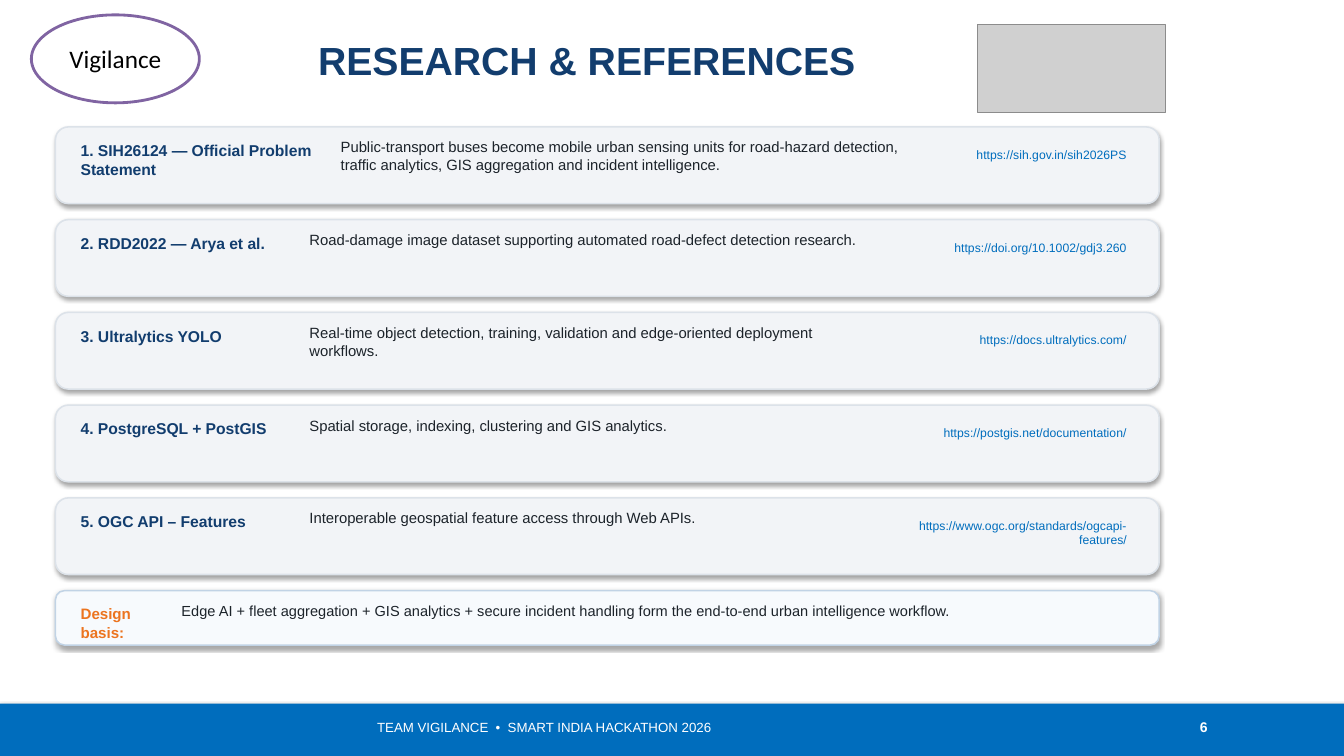
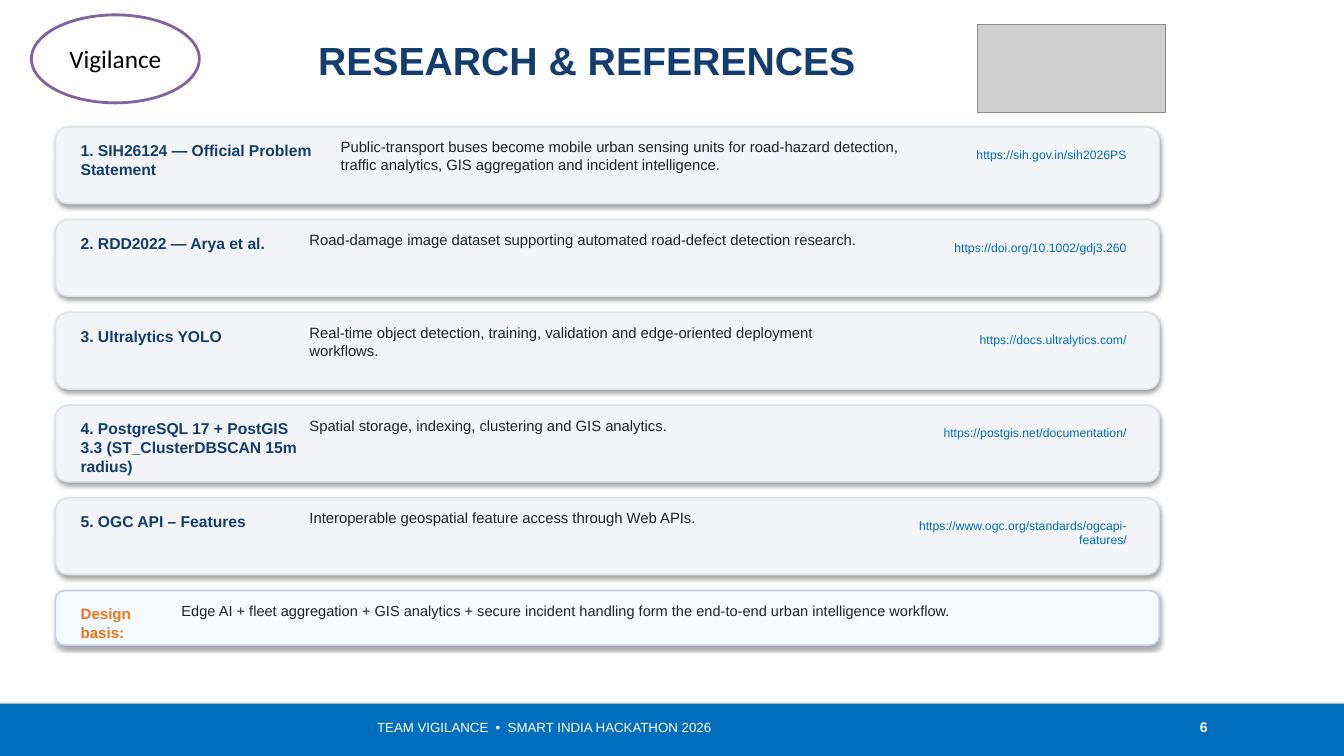
Before and after one commit to SanjeevAryanUni/Vigilance, a slide deck: slide 7 of SIH26_TEAM_VIGILANCE.pptx. Drawn at 1344x756 pixels with LibreOffice and Linux fonts; fonts in the diff are those of the drawing; grey boxes stand for pictures. Boxes give left, top, right and bottom in pixels: in the first picture for what was removed or moved away, otherwise in the second. Text is boxed around its words. In the diff, an @@ line names an element or a change of style, - is before the commit and + after.

```diff
--- a/SIH26_TEAM_VIGILANCE.pptx
+++ b/SIH26_TEAM_VIGILANCE.pptx
@@ text at box(81, 423, 296, 475): text changed @@
-4. PostgreSQL + PostGIS
+4. PostgreSQL 17 + PostGIS 3.3 (ST_ClusterDBSCAN 15m radius)
```
Also in this commit, not shown: 4 other slides changed, 15 other files.
